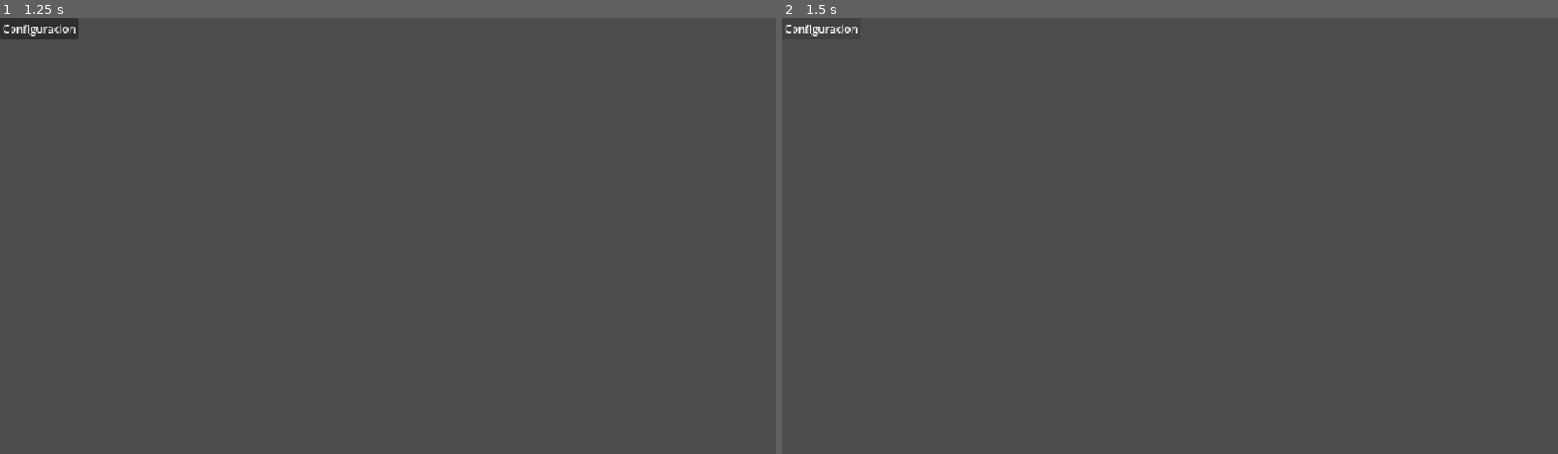
Above: before the commit, frames 1-2 (left to right).
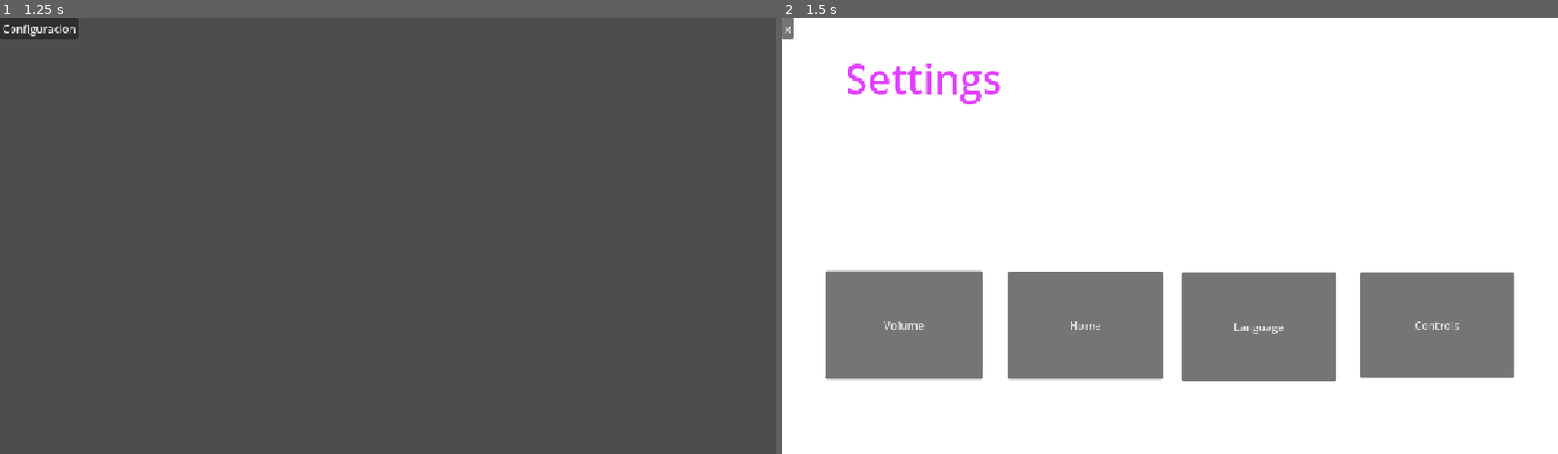
Above: after the commit, the same moments.

Repository: Totoratsu/hackathon-nasa-2026
Game: Godot game, scene res://escenas/Configuracion.tscn
The game is run twice, just before and just after one commit, with the same random seed, the same clock (stepped at 60 frames per second) and the same inputs. This scene is started directly instead of the project's main scene.
Inputs:
- Up to frame 1 (1.25 s): tap Enter at 0.5 s; hold Right (derecha) from 0.53 s (still down)
- Up to frame 2 (1.5 s): release Right (derecha) at 1.25 s; click "Configuracion" at 1.25 s

Frame 1 is identical in both runs. In frame 2, 100% of the frame differs, in the area x 0-100%, y 0-100%.

Commit message:
ui config y misiones

Diff:
--- a/escenas/Configuracion.tscn
+++ b/escenas/Configuracion.tscn
@@ -13,6 +13,7 @@
 anchor_bottom = 1.0
 grow_horizontal = 2
 grow_vertical = 2
+mouse_filter = 2
 mouse_force_pass_scroll_events = false
 script = ExtResource("1_w1m1a")
 metadata/_tc_uuid = "869121451356716803"
@@ -28,7 +29,6 @@
 layout_mode = 2
 focus_mode = 0
 toggle_mode = true
-button_mask = 0
 text = "Configuracion"
 metadata/_tc_offline_added = true
 metadata/_tc_uuid = "4926074656766081957"
--- a/escenas/Misiones.tscn
+++ b/escenas/Misiones.tscn
@@ -13,14 +13,16 @@
 anchor_bottom = 1.0
 grow_horizontal = 2
 grow_vertical = 2
+mouse_filter = 2
 mouse_force_pass_scroll_events = false
 script = ExtResource("1_73821")
 metadata/_tc_uuid = "869121451356716803"
 
 [node name="VBoxContainer" type="VBoxContainer" parent="." unique_id=517670959]
 layout_mode = 0
+offset_top = 50.0
 offset_right = 40.0
-offset_bottom = 40.0
+offset_bottom = 90.0
 metadata/_tc_offline_added = true
 metadata/_tc_uuid = "5501427529473262954"
 
@@ -28,7 +30,6 @@
 layout_mode = 2
 focus_mode = 0
 toggle_mode = true
-button_mask = 0
 text = "Misiones"
 metadata/_tc_offline_added = true
 metadata/_tc_uuid = "4926074656766081957"
@@ -53,17 +54,19 @@
 
 [node name="Control" type="Control" parent="Panel_misiones" unique_id=1618705543]
 anchors_preset = 0
-offset_right = 40.0
-offset_bottom = 40.0
+offset_left = -147.0
+offset_top = 110.0
+offset_right = -107.0
+offset_bottom = 150.0
 metadata/_tc_offline_added = true
 metadata/_tc_uuid = "4437371824083116645"
 
 [node name="Label" type="Label" parent="Panel_misiones/Control" unique_id=1577794320]
 layout_mode = 0
-offset_left = 33.0
-offset_top = 20.0
-offset_right = 432.0
-offset_bottom = 75.0
+offset_left = 169.0
+offset_top = -108.0
+offset_right = 568.0
+offset_bottom = -53.0
 text = "Comandante: Mision"
 label_settings = SubResource("LabelSettings_73821")
 vertical_alignment = 1
--- a/escenas/ui_usuario.tscn
+++ b/escenas/ui_usuario.tscn
@@ -4,7 +4,7 @@
 font_size = 46
 font_color = Color(0.30777752, 0.112517156, 0.0011473168, 1)
 
-[node name="Control" type="Control" unique_id=1894639479]
+[node name="Control2" type="Control" unique_id=1894639479]
 layout_mode = 3
 anchors_preset = 15
 anchor_right = 1.0
